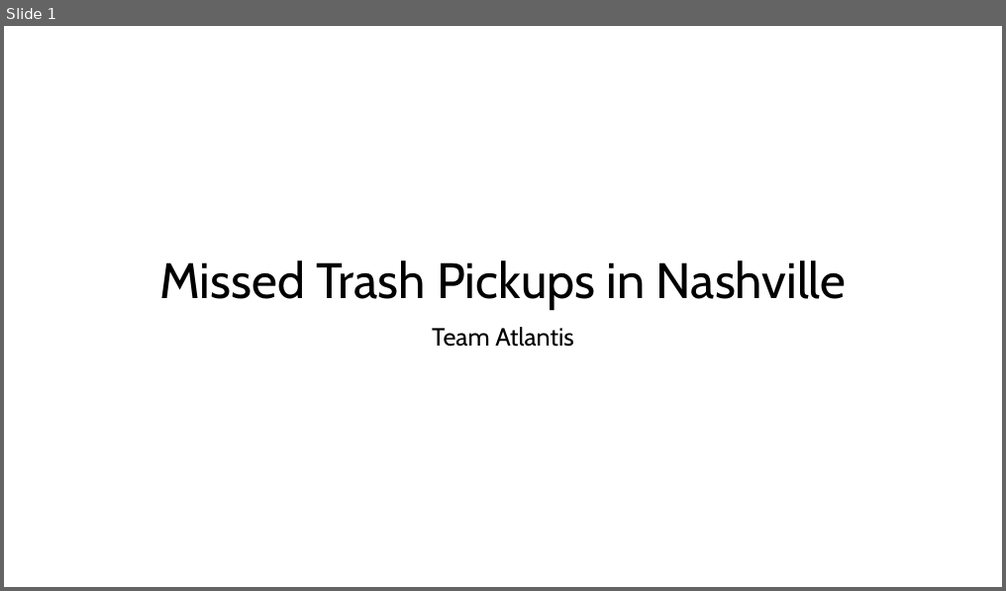
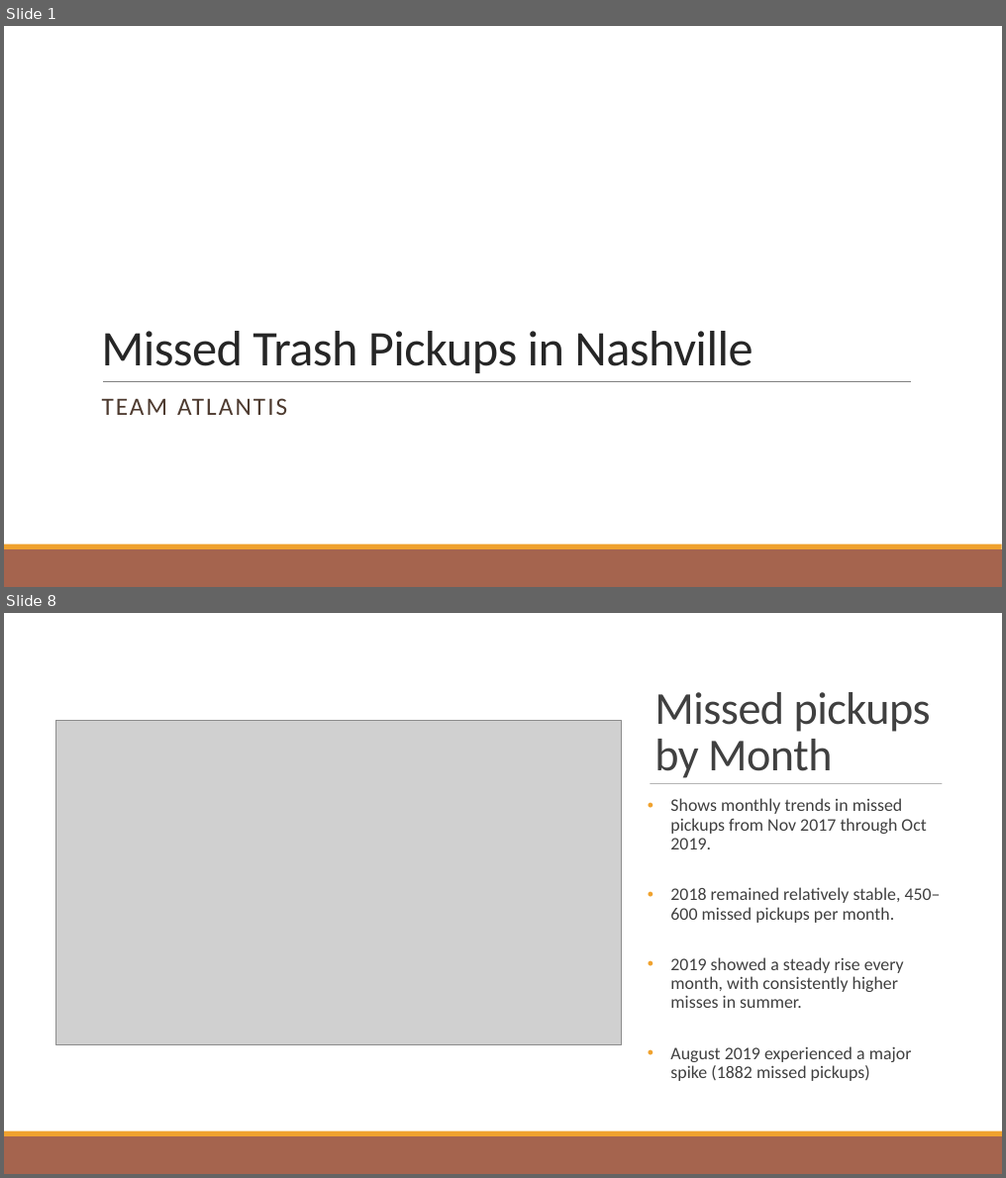
Before and after one commit to NSS-Full-Time-Data-Analytics-17/trash-haulers-atlantis, a slide deck: slides_rme.pptx. Shown one above the other, each under a label of ours: slide 1 before the commit, slides 1 and 8 after it; the slides between them are not shown. The pictures are 1006x591 and 1006x1178 pixels, drawn with LibreOffice and Linux fonts; fonts in the diff are those of the drawing; grey boxes stand for pictures. Boxes give left, top, right and bottom in pixels: in the first picture for what was removed or moved away, otherwise in the second. Text is boxed around its words. In the diff, an @@ line names an element or a change of style, - is before the commit and + after.

```diff
--- a/slides_rme.pptx
+++ b/slides_rme.pptx
@@ slide 8 added at (4, 613, 1002, 1174), background #FFFFFF @@
@@ rectangle added at (4, 613, 1002, 1132), fill #FFFFFF @@
@@ title added at (654, 692, 931, 778), 44 pt, text #404040 @@
+Missed pickups by Month
@@ picture added at (55, 720, 622, 1046) @@
@@ line added from (650, 783) to (943, 783), #808080 0.5 pt @@
@@ text added at (670, 798, 941, 1081), 17 pt, text #404040 @@
+• Shows monthly trends in missed pickups from Nov 2017 through Oct 2019.
+• 2018 remained relatively stable, 450–600 missed pickups per month.
+• 2019 showed a steady rise every month, with consistently higher misses in summer.
+• August 2019 experienced a major spike (1882 missed pickups)
@@ rectangle added at (4, 1132, 1002, 1137), fill #F0A22E @@
@@ rectangle added at (4, 1137, 1002, 1174), fill #A5644E @@
@@ slide 1 changed as well @@
@@ title "Missed Trash Pickups in Nashville": place and size @@
-title "Missed Trash Pickups in Nashville" at (159, 261, 846, 309)
+title "Missed Trash Pickups in Nashville" at (101, 331, 752, 373)
@@ title "Missed Trash Pickups in Nashville" at (101, 331, 752, 373): font Cabin to Calibri, text colour #000000 to #262626, letter spacing 0 to -0.5 pt; alignment centre to left; line spacing 0.9 to 0.85 @@
@@ line added from (103, 381) to (912, 381), #808080 0.5 pt @@
@@ subtitle at (102, 398, 287, 415): text changed; font Cabin to Calibri; text colour #000000 to #4E3B30 @@
-Team Atlantis
+TEAM ATLANTIS
@@ rectangle added at (4, 550, 1002, 587), fill #A5644E @@
@@ rectangle added at (4, 545, 1002, 550), fill #F0A22E @@
```
Also in this commit, not shown: 9 other slides changed, 2 other slides added, 1 other file.
